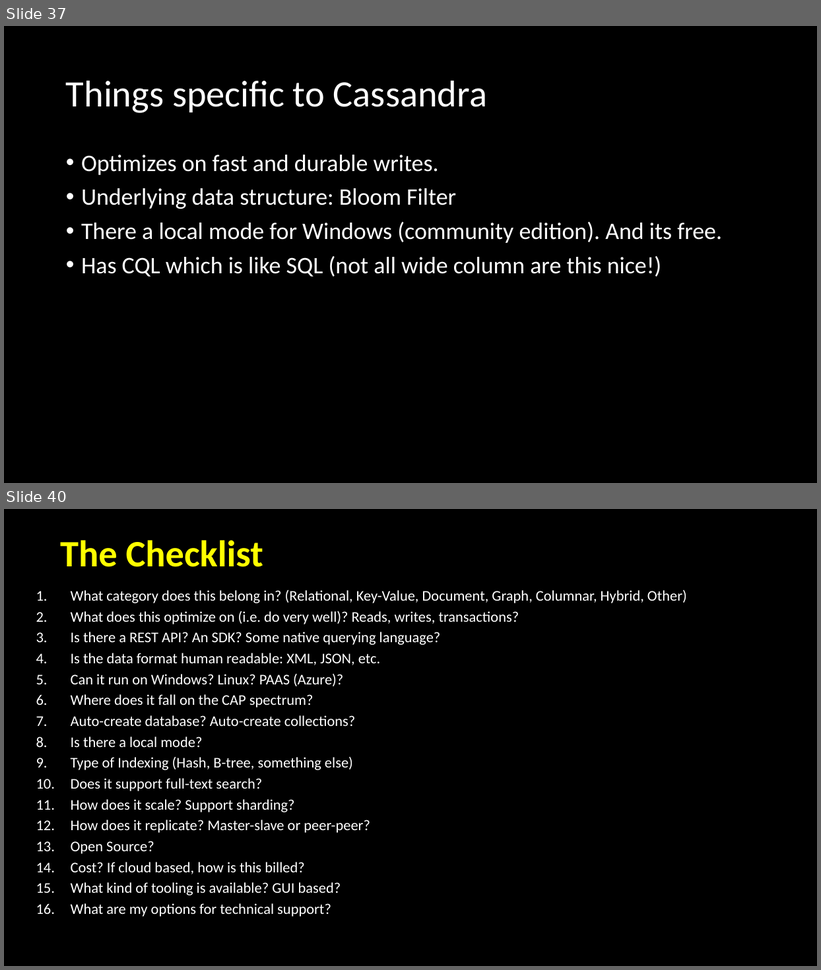
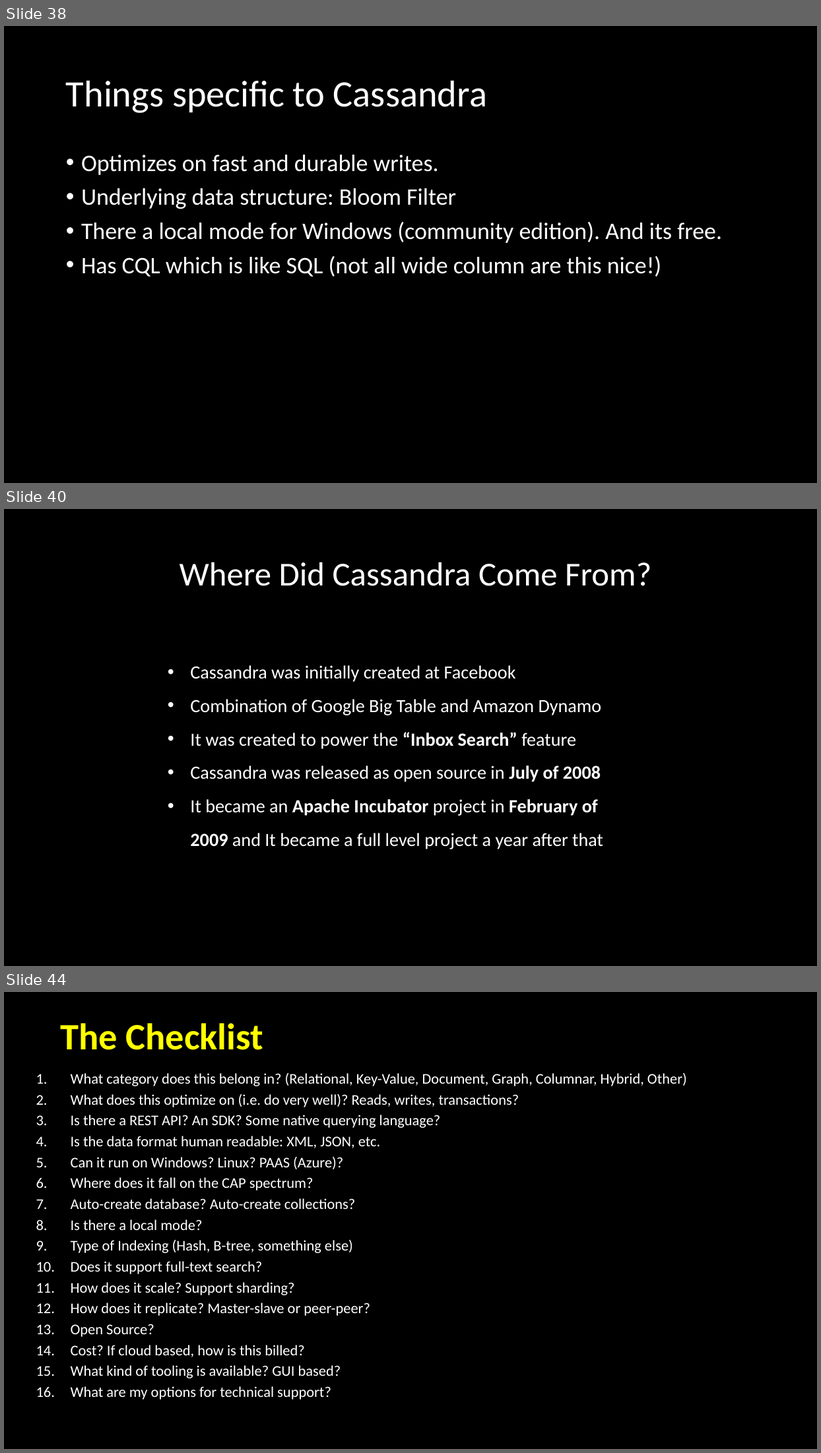
Before and after one commit to davidjeet/NoSQL-Whirlwind, a slide deck: NoSQLWhirlwind supprting images.pptx. Shown one above the other, each under a label of ours: slides 37 and 40 before the commit, slides 38, 40 and 44 after it; the slides between them are not shown. The pictures are 821x970 and 821x1453 pixels, drawn with LibreOffice and Linux fonts; fonts in the diff are those of the drawing. Boxes give left, top, right and bottom in pixels: in the first picture for what was removed or moved away, otherwise in the second. Text is boxed around its words. In the diff, an @@ line names an element or a change of style, - is before the commit and + after.

Commit message:
Cassandra app + assets update + walkthru update
Cassandra app + assets update + walkthru update

```diff
--- a/NoSQLWhirlwind supprting images.pptx
+++ b/NoSQLWhirlwind supprting images.pptx
@@ slide 40 added at box(4, 509, 817, 966), background #000000 @@
@@ title added at box(180, 562, 651, 586), 39.6 pt, text #FFFFFF @@
+Where Did Cassandra Come From?
@@ text added at box(190, 665, 603, 850), 22 pt, text #FFFFFF @@
+• Cassandra was initially created at Facebook
+• Combination of Google Big Table and Amazon Dynamo
+• It was created to power the “Inbox Search” feature
+• Cassandra was released as open source in July of 2008
+• It became an Apache Incubator project in February of 2009 and It became a full level project a year after that
@@ what was slide 37 is now slide 38 @@
@@ what was slide 40 is now slide 44 @@
```
Also in this commit, not shown: 1 slide changed, 5 other slides added, 4 slides removed, 40 other files.
